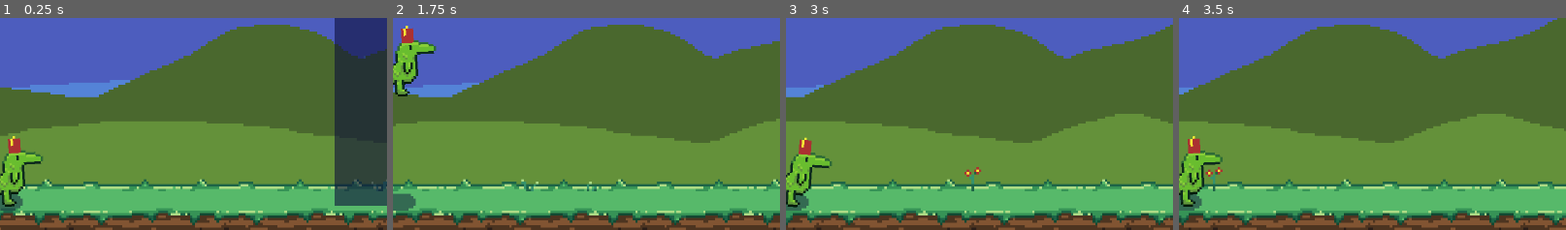
Above: before the commit, frames 1-4 (left to right).
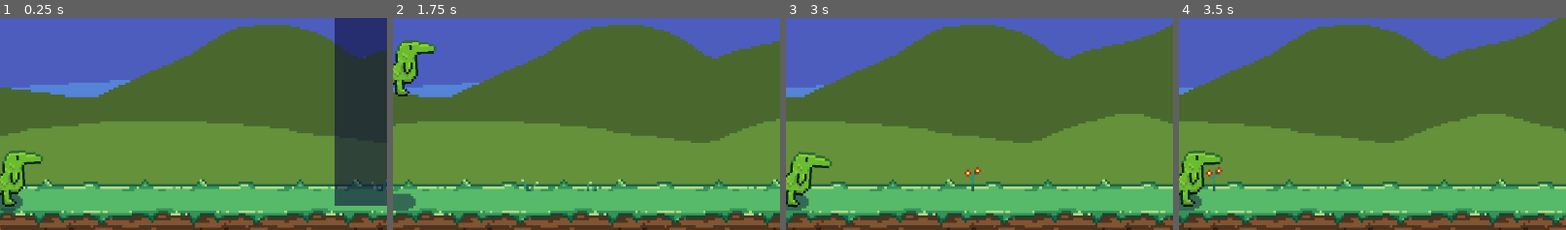
Above: after the commit, the same moments.

Repository: zMenta/DinosaurRun
Game: Godot game, scene res://main/Main.tscn
The game is run twice, just before and just after one commit, with the same random seed, the same clock (stepped at 60 frames per second) and the same inputs.
Inputs:
- Up to frame 1 (0.25 s): no input
- Up to frame 2 (1.75 s): click "Play" at 0.5 s; tap Space (jump) at 1.52 s
- Up to frame 3 (3 s): tap Space (jump) at 2.27 s
- Up to frame 4 (3.5 s): no input
The pictures show only the part of the screen within x 7-57%, y 49-99%; the shares and areas given below are measured in that part.

The runs differ from the first frame. In frame 1, 0.2% of the frame differs, in the area x 2-6%, y 55-64%; in frame 2, 0.2%; in frame 3, 0.2%; in frame 4, 0.2%.
Error before the commit: Invalid get index 'hats_textures' (on base: 'Nil'). (res://scenes/player/PlayerNode.gd:13)

Commit message:
dixed player not getting hat texture

Diff:
--- a/DinosaurRun/scenes/player/Player.tscn
+++ b/DinosaurRun/scenes/player/Player.tscn
@@ -1,10 +1,11 @@
-[gd_scene load_steps=10 format=2]
+[gd_scene load_steps=11 format=2]
 
 [ext_resource path="res://scenes/player/Player.gd" type="Script" id=1]
 [ext_resource path="res://scenes/player/assets/Dino.png" type="Texture" id=2]
 [ext_resource path="res://scenes/player/assets/DinoShadow.png" type="Texture" id=3]
 [ext_resource path="res://scenes/player/PlayerNode.gd" type="Script" id=4]
 [ext_resource path="res://scenes/player/assets/hats/hat1.png" type="Texture" id=5]
+[ext_resource path="res://scenes/player/Hats.tres" type="Resource" id=6]
 
 [sub_resource type="RectangleShape2D" id=1]
 extents = Vector2( 11.5, 11.5 )
@@ -58,6 +59,7 @@
 
 [node name="Player" type="Node2D"]
 script = ExtResource( 4 )
+hats_resource = ExtResource( 6 )
 
 [node name="DinoShadow" type="Sprite" parent="."]
 position = Vector2( 0, -2 )
--- a/DinosaurRun/scenes/player/PlayerNode.gd
+++ b/DinosaurRun/scenes/player/PlayerNode.gd
@@ -10,7 +10,7 @@
 
 func set_hat(hat_index: int) -> void:
 	current_hat_index = hat_index
-	sprite_hat.texture = hats_resource.hats_textures[hat_index]
+	sprite_hat.texture = hats_resource.hats_textures[hat_index].texture
 
 
 func _on_Player_died():
